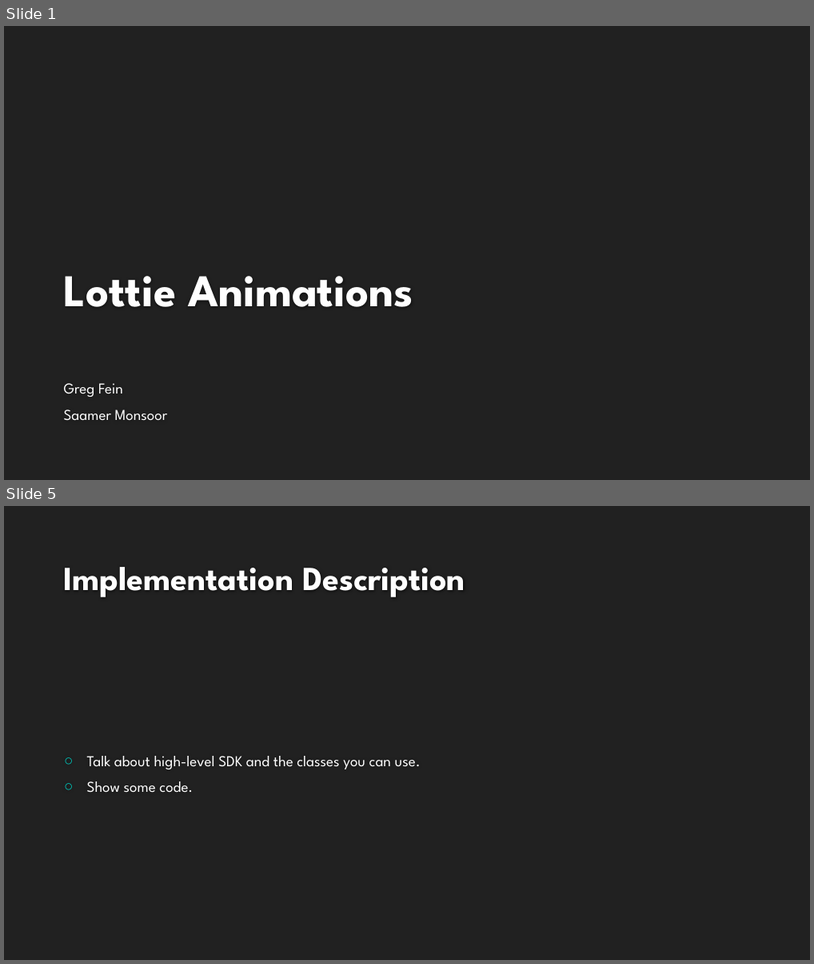
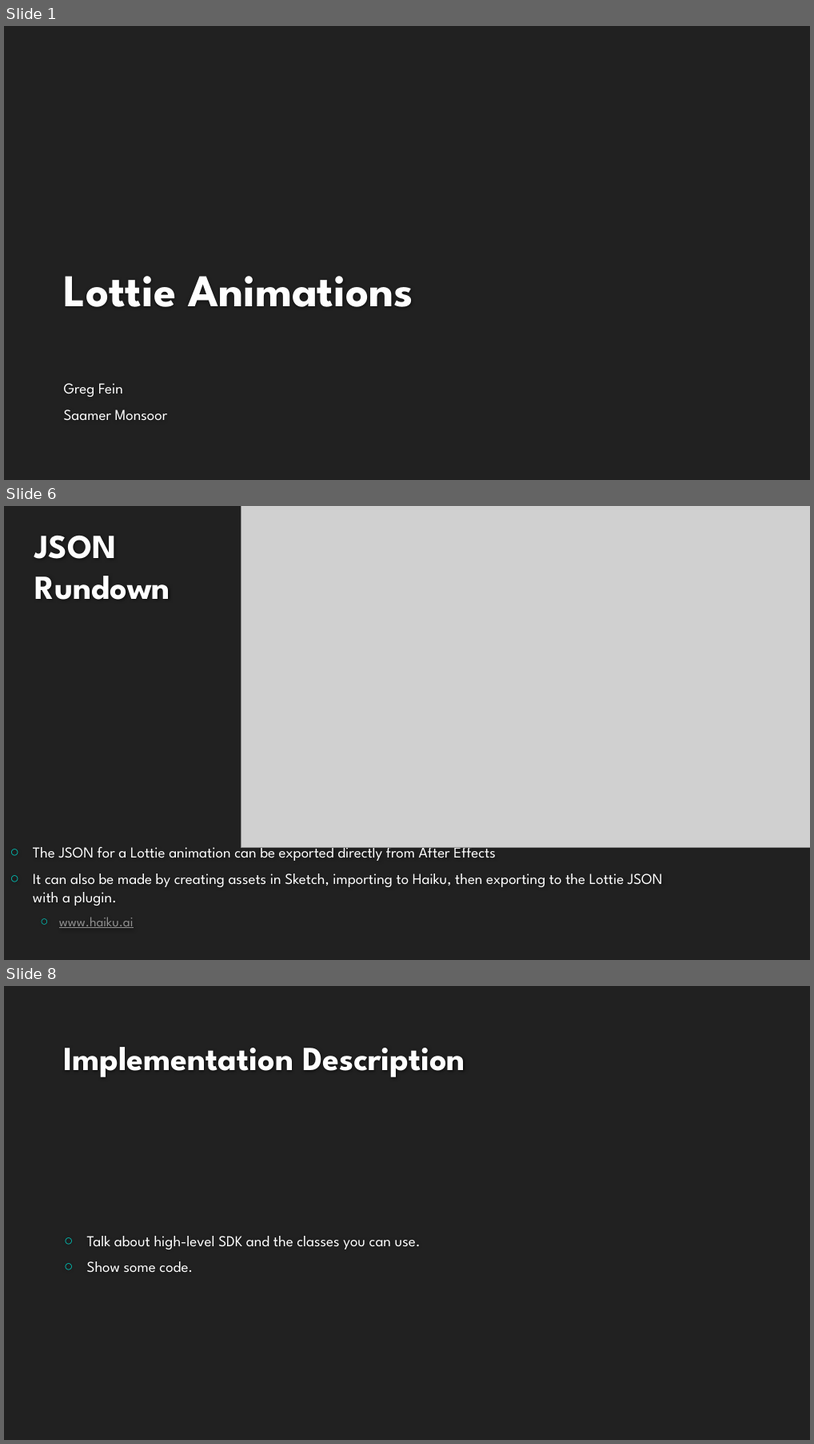
Before and after one commit to saamerm/Xamarin-Native-Forms-Swift-Lottie, a slide deck: Presentation.pptx. Shown one above the other, each under a label of ours: slides 1 and 5 before the commit, slides 1, 6 and 8 after it; the slides between them are not shown. The pictures are 814x964 and 814x1444 pixels, drawn with LibreOffice and Linux fonts; fonts in the diff are those of the drawing; grey boxes stand for pictures; background and template pictures are left out. Boxes give left, top, right and bottom in pixels: in the first picture for what was removed or moved away, otherwise in the second. Text is boxed around its words. In the diff, an @@ line names an element or a change of style, - is before the commit and + after.

```diff
--- a/Presentation.pptx
+++ b/Presentation.pptx
@@ slide 6 added at box(4, 506, 810, 960), background #212121 @@
@@ picture added at box(241, 506, 810, 847) @@
@@ title added at box(35, 536, 170, 600), 40 pt, text #FEFEFE, bold @@
+JSON
+Rundown
@@ text added at box(33, 842, 663, 928), 18 pt, text #FFFFFF @@
+○ The JSON for a Lottie animation can be exported directly from After Effects
+○ It can also be made by creating assets in Sketch, importing to Haiku, then exporting to the Lottie JSON with a plugin.
+  ○ www.haiku.ai
@@ what was slide 5 is now slide 8 @@
```
Also in this commit, not shown: 1 slide changed, 4 other slides added, 2 slides removed, 7 other files.
